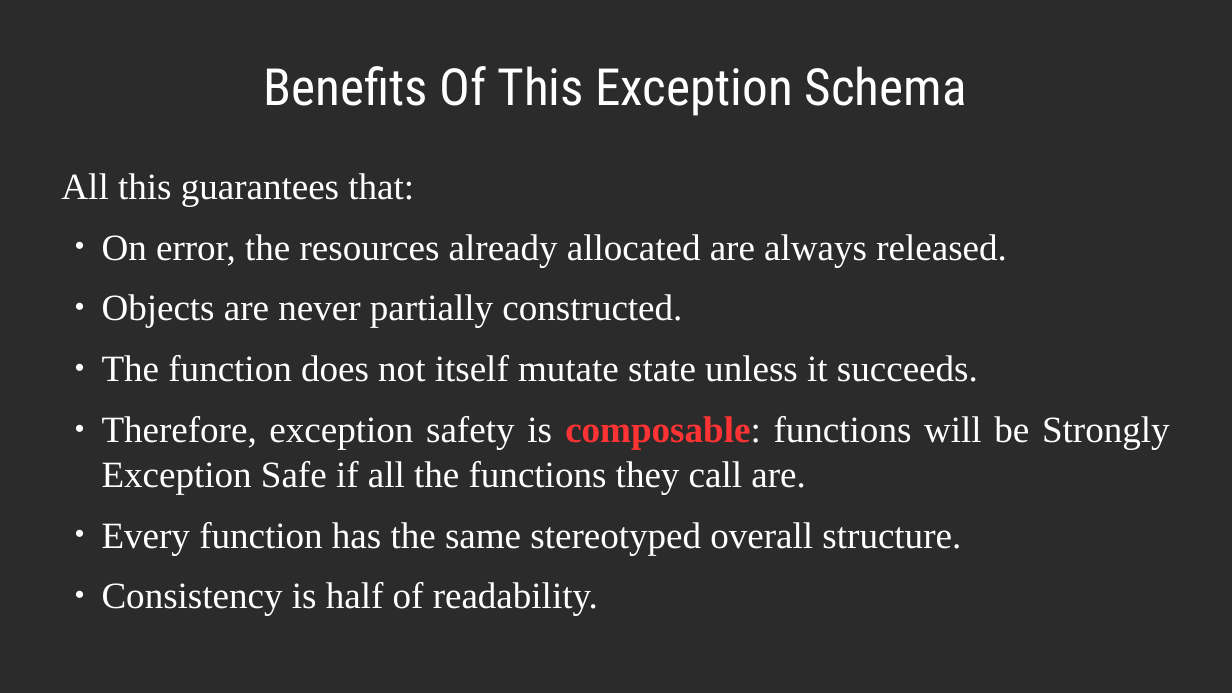
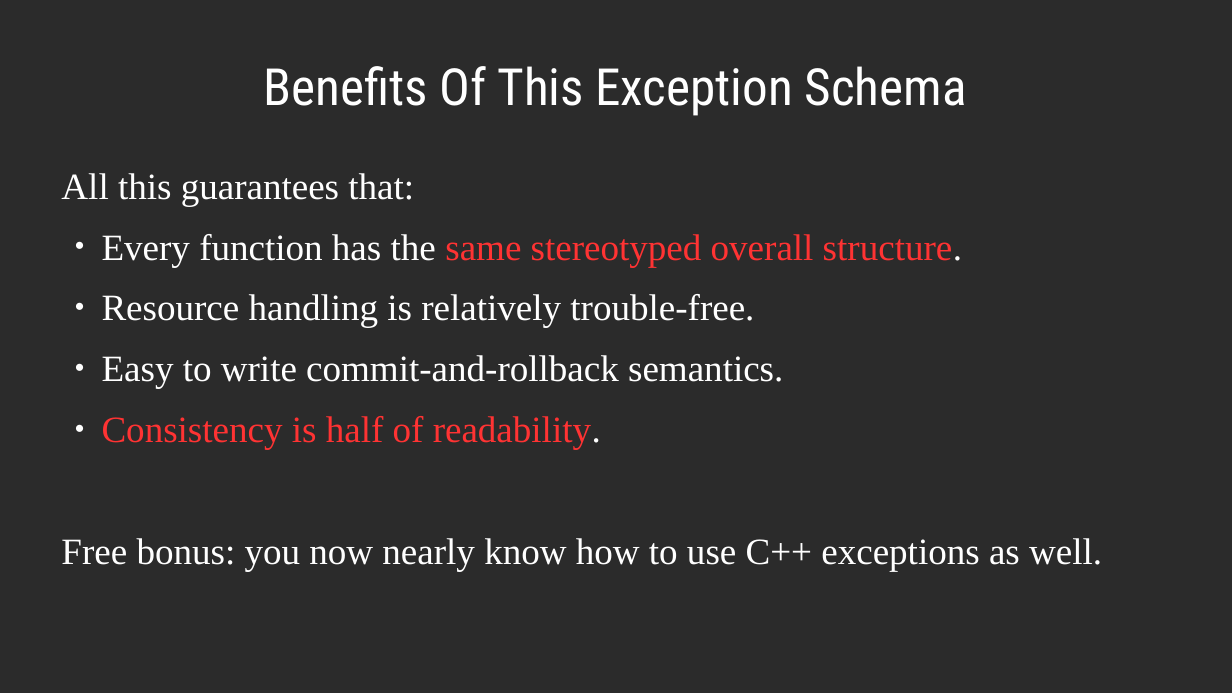
Before and after one commit to dllaurence/youngmanandc, a slide deck: slide 74 of 2020-youngmanandthec-scale.odp (slide 71 before the commit). Drawn at 1232x693 pixels with LibreOffice and Linux fonts; fonts in the diff are those of the drawing; background and template pictures are left out; a plain dark background stands for a picture behind light text. Boxes give left, top, right and bottom in pixels: in the first picture for what was removed or moved away, otherwise in the second. Text is boxed around its words. In the diff, an @@ line names an element or a change of style, - is before the commit and + after.

Commit message:
Slides are feature-complete.

```diff
--- a/2020-youngmanandthec-scale.odp
+++ b/2020-youngmanandthec-scale.odp
@@ text at [102, 234, 1170, 494]: paragraphs removed @@
-● On error, the resources already allocated are always released.
-● Objects are never partially constructed.
-● The function does not itself mutate state unless it succeeds.
-● Therefore, exception safety is composable: functions will be Strongly Exception Safe if all the functions they call are.
@@ text at [102, 234, 962, 450]: text colour #FFFFFF to #FF3333 in "same stereotyped overall structure.", "Consistency is half of readability." @@
@@ text at [102, 294, 783, 389]: paragraphs added @@
+● Resource handling is relatively trouble-free.
+● Easy to write commit-and-rollback semantics.
@@ text at [61, 538, 1102, 571]: paragraph added @@
+Free bonus: you now nearly know how to use C++ exceptions as well.
```
Also in this commit, not shown: 10 other slides changed, 9 slides added, 5 slides removed.
